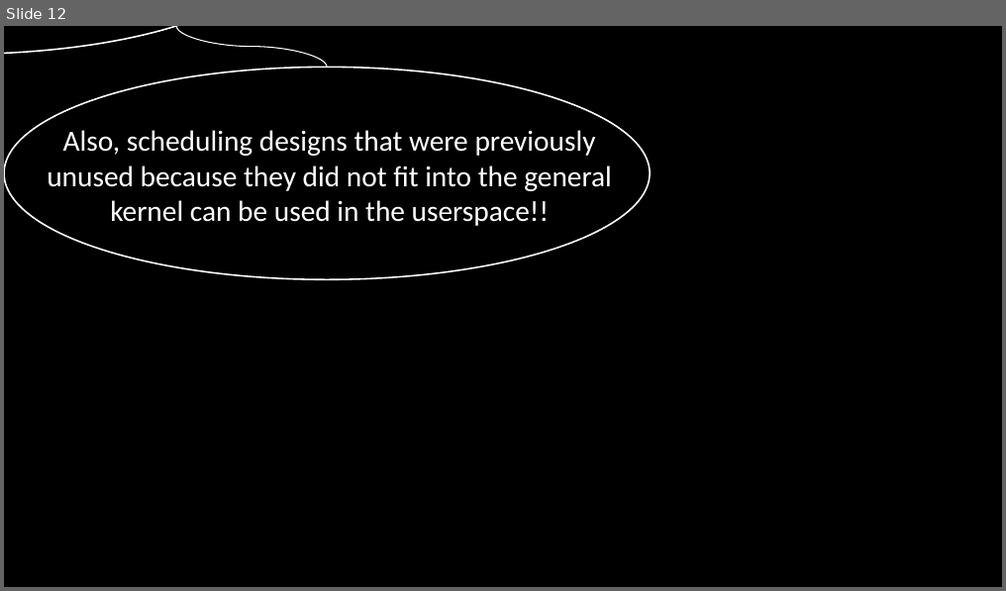
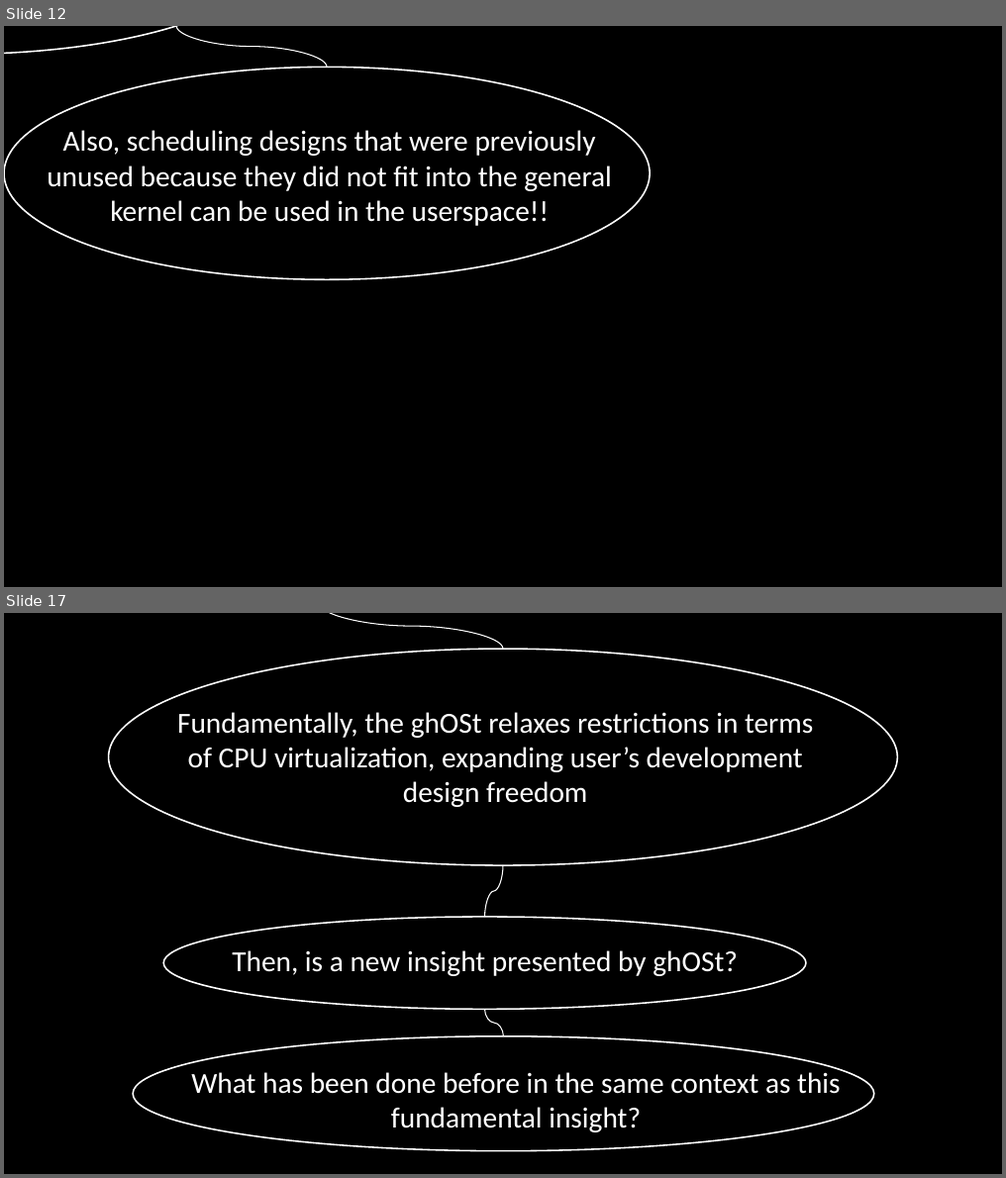
Before and after one commit to minseok127/paper_reviews, a slide deck: operating_system/ghOSt/ghOSt.pptx. Shown one above the other, each under a label of ours: slide 12 before the commit, slides 12 and 17 after it; the slides between them are not shown. The pictures are 1006x591 and 1006x1178 pixels, drawn with LibreOffice and Linux fonts; fonts in the diff are those of the drawing. Boxes give left, top, right and bottom in pixels: in the first picture for what was removed or moved away, otherwise in the second. Text is boxed around its words. In the diff, an @@ line names an element or a change of style, - is before the commit and + after.

Commit message:
add fundamental insight of ghOSt

```diff
--- a/operating_system/ghOSt/ghOSt.pptx
+++ b/operating_system/ghOSt/ghOSt.pptx
@@ slide 17 added at (4,613,1002,1174), background #000000 @@
@@ curved line added from (319, 613) to (503, 649), #FFFFFF 1 pt @@
@@ ellipse added at (109,649,898,866), outline #FFFFFF 1.5 pt @@
@@ text added at (177,712,813,807), 28 pt, text #FFFFFF @@
+Fundamentally, the ghOSt relaxes restrictions in terms of CPU virtualization, expanding user’s development design freedom
@@ curved line added from (503, 865) to (484, 917), #FFFFFF 1 pt @@
@@ ellipse added at (163,917,806,1010), outline #FFFFFF 1.5 pt @@
@@ text added at (232,951,738,976), 28 pt, text #FFFFFF @@
+Then, is a new insight presented by ghOSt?
@@ curved line added from (484, 1010) to (503, 1037), #FFFFFF 1 pt @@
@@ ellipse added at (133,1037,874,1152), outline #FFFFFF 1.5 pt @@
@@ text added at (191,1068,840,1133), 28 pt, text #FFFFFF @@
+What has been done before in the same context as this fundamental insight?
```
Also in this commit, not shown: 1 slide changed, 6 other slides added.
